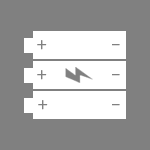
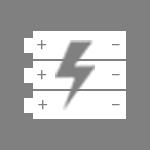
Comparing the layer stacks of the two 150 x 150 images. Changes:
renamed "43899" to "Rectangle 1", painted on it over <box>55,40,95,110</box>
